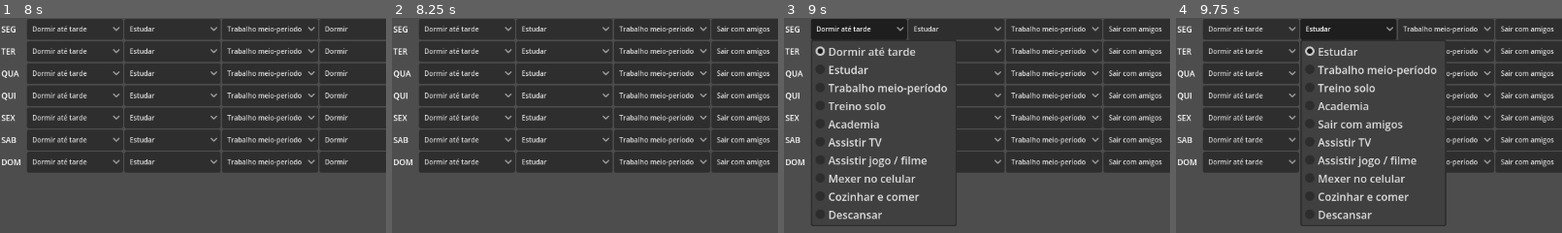
Above: before the commit, frames 1-4 (left to right).
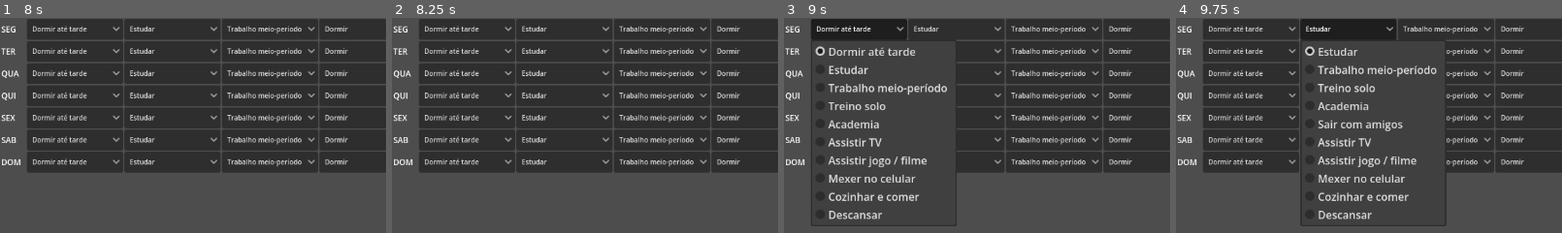
Above: after the commit, the same moments.

Repository: Slaxis/FlagFootballManager
Game: Godot game, scene res://engine/game/game.tscn
Same seed, same stepped clock (60 frames per second), same inputs: the game is played once before the commit and once after it.
Inputs (mouse positions are % of the whole screen's width and height, from its top left):
- Up to frame 1 (8 s): click "INICIAR" at 0.5 s; click (50, 48) at 1.25 s; click "OK" at 2 s; click (87, 6) at 2.77 s; type "Alex" at 2.85 s; click "JOGADOR" at 3.5 s; click "M" at 4.25 s; click "F" at 5 s; click "·" at 5.75 s; click "INICIAR" at 6.5 s; click "PULAR" at 7.25 s
- Up to frame 2 (8.25 s): click "LIMPAR" at 8 s
- Up to frame 3 (9 s): click "Dormir até tarde" at 8.75 s
- Up to frame 4 (9.75 s): click "Estudar" at 9.5 s
The pictures show only the part of the screen within x 1-51%, y 15-65%; the shares and areas given below are measured in that part.

Frame 1 is identical in both runs. In frame 2, 1.5% of the frame differs, in the area x 84-98%, y 3-70%; in frame 3, 1.5%; in frame 4, 1.5%.

Commit message:
fix: CLEAR resets late_night slots to Sleep (not first item)
Co-Authored-By: Claude Opus 4.6 (1M context) <noreply@anthropic.com>

Diff:
--- a/game/modules/brasil_2026/ui/player_home/player_home.gd
+++ b/game/modules/brasil_2026/ui/player_home/player_home.gd
@@ -185,15 +185,25 @@
 	if _resolving:
 		return
 	for key: String in _grid_selects:
-		(_grid_selects[key] as OptionButton).selected = 0
+		var select: OptionButton = _grid_selects[key]
+		select.selected = 0
+		_reset_select_color(select)
+	# Re-apply late_night defaults to sleep
+	for day_id: String in DAYS:
+		var key: String = day_id + "_late_night"
+		var select: OptionButton = _grid_selects.get(key, null)
+		if select == null:
+			continue
+		var acts: Array[Dictionary] = _grid_activities.get(key, [])
+		for i: int in acts.size():
+			if acts[i].get("id", "") == "sleep":
+				select.selected = i
+				break
 	# Reset day buttons
 	for day_id: String in DAYS:
 		_day_resolved[day_id] = false
 		_day_buttons[day_id].text = ">"
 		_day_buttons[day_id].disabled = false
-	# Reset dropdown colors
-	for key: String in _grid_selects:
-		_reset_select_color(_grid_selects[key])
 
 func _set_select_color(select: OptionButton, color: Color) -> void:
 	select.add_theme_color_override("font_color", color)
